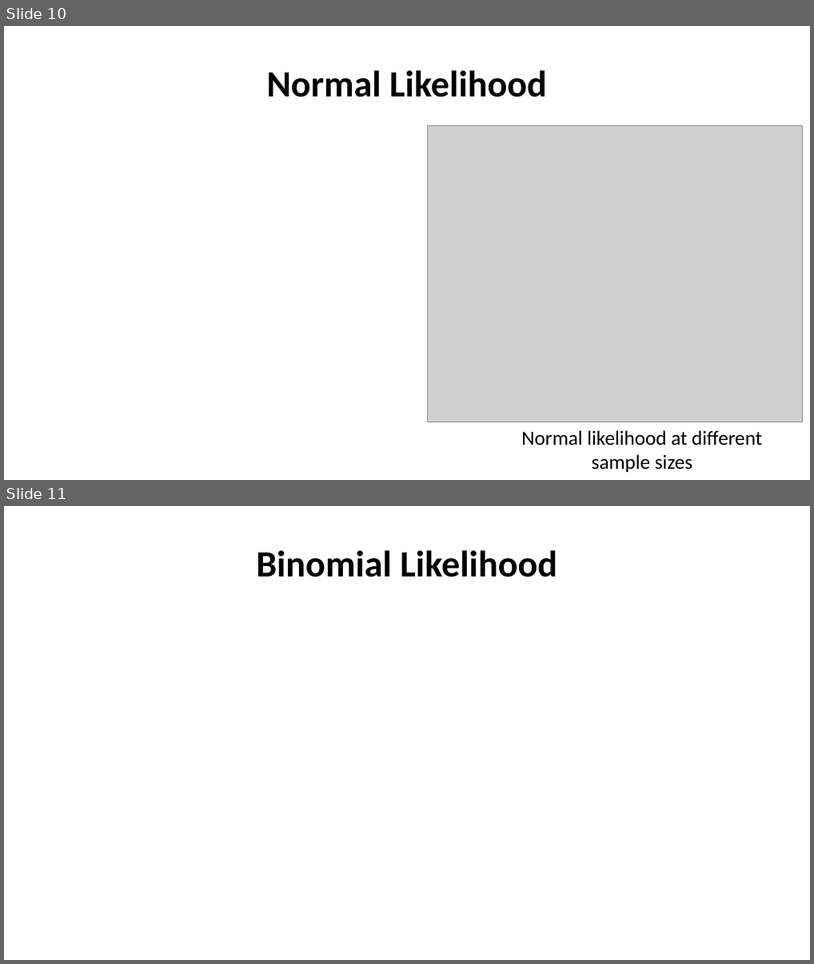
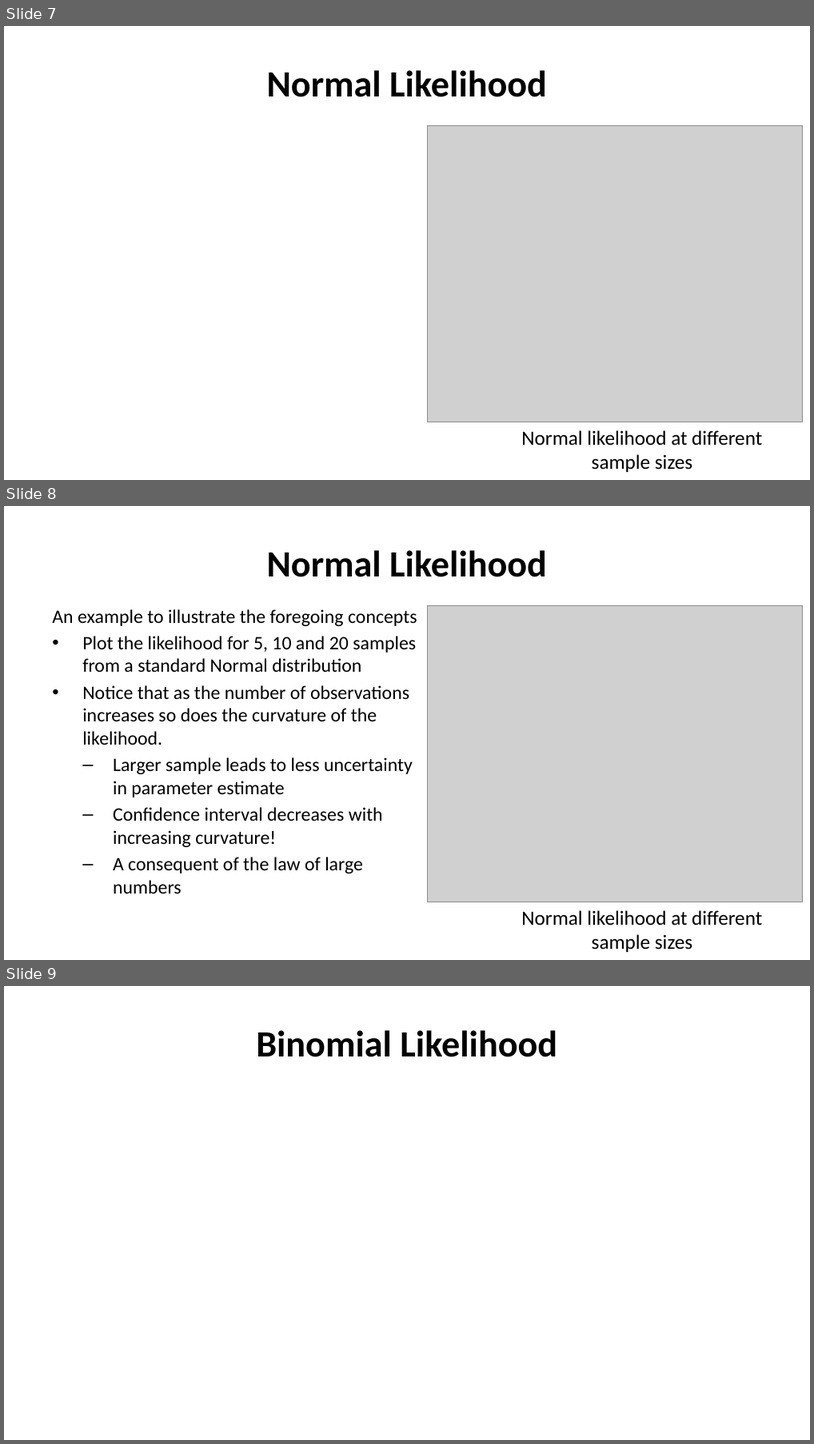
Before and after one commit to StephenElston/CSCI-E-83, a slide deck: LectureSlides/05_ParameterEstimationAndLikelihood.pptx. Shown one above the other, each under a label of ours: slides 10 and 11 before the commit, slides 7, 8 and 9 after it. The pictures are 814x964 and 814x1444 pixels, drawn with LibreOffice and Linux fonts; fonts in the diff are those of the drawing; grey boxes stand for pictures. Boxes give left, top, right and bottom in pixels: in the first picture for what was removed or moved away, otherwise in the second. Text is boxed around its words. In the diff, an @@ line names an element or a change of style, - is before the commit and + after.

```diff
--- a/LectureSlides/05_ParameterEstimationAndLikelihood.pptx
+++ b/LectureSlides/05_ParameterEstimationAndLikelihood.pptx
@@ slide 8 added at (4, 506, 810, 960), background #FFFFFF @@
@@ title added at (267, 550, 547, 577), 33 pt, text #000000, bold @@
+Normal Likelihood
@@ text added at (52, 609, 418, 893), 17 pt, text #000000 @@
+An example to illustrate the foregoing concepts
+• Plot the likelihood for 5, 10 and 20 samples from a standard Normal distribution
+• Notice that as the number of observations increases so does the curvature of the likelihood.
+  – Larger sample leads to less uncertainty in parameter estimate
+  – Confidence interval decreases with increasing curvature!
+  – A consequent of the law of large numbers
@@ picture added at (428, 606, 803, 902) @@
@@ text added at (522, 910, 762, 952), 18 pt, text #000000 @@
+Normal likelihood at different sample sizes
@@ what was slide 10 is now slide 7 @@
@@ what was slide 11 is now slide 9 @@
```
Also in this commit, not shown: 1 slide changed, 1 other slide added, 4 slides removed, 1 other file.
